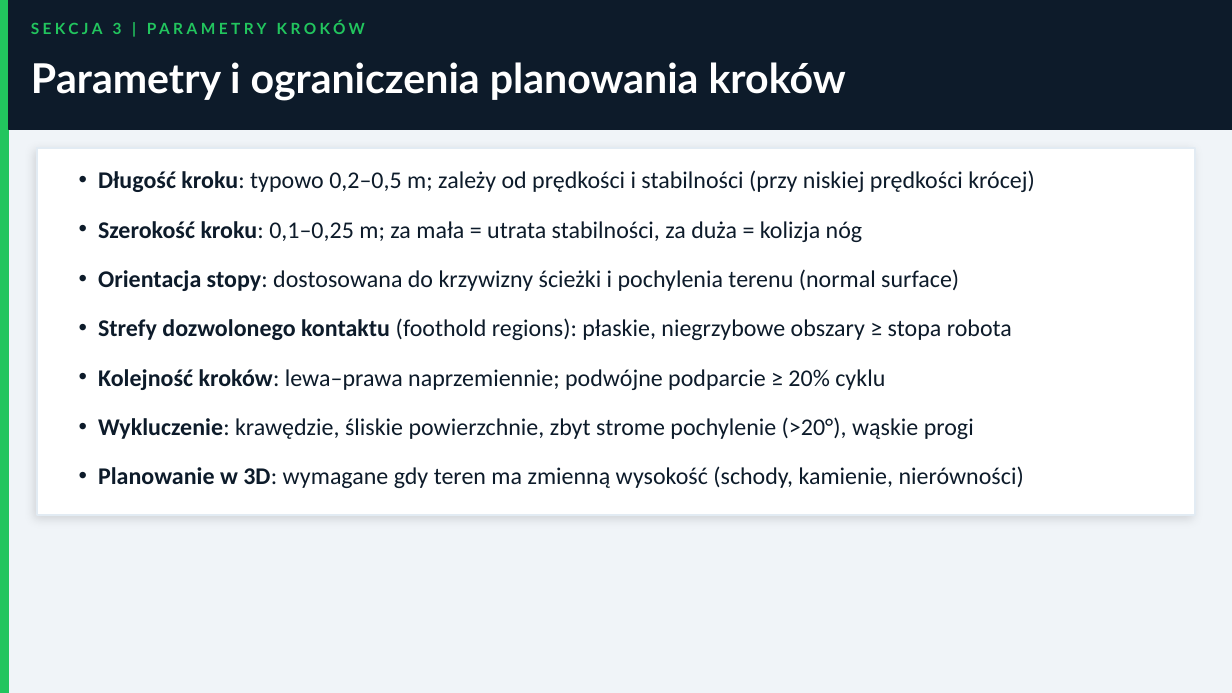
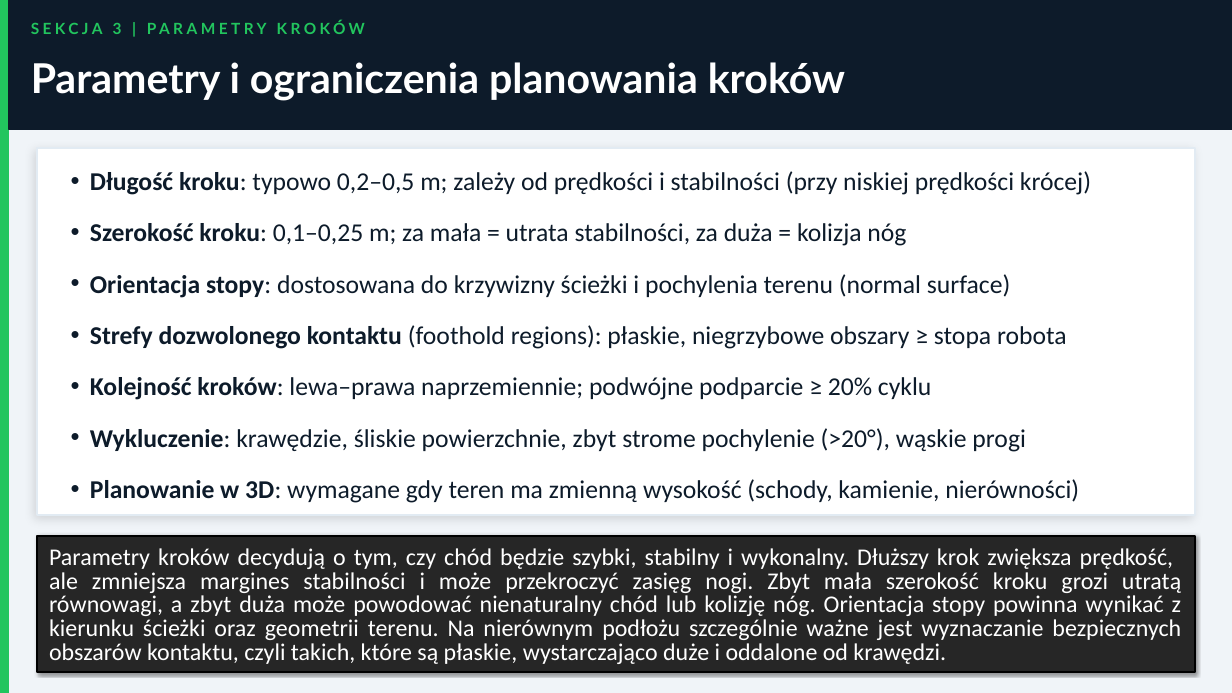
Before and after one commit to MatPomGit/MobileHub, a slide deck: slide 34 of zajecia/robo/robo_w3.pptx (slide 26 before the commit). Drawn at 1232x693 pixels with LibreOffice and Linux fonts; fonts in the diff are those of the drawing. Boxes give left, top, right and bottom in pixels: in the first picture for what was removed or moved away, otherwise in the second. Text is boxed around its words. In the diff, an @@ line names an element or a change of style, - is before the commit and + after.

```diff
--- a/zajecia/robo/robo_w3.pptx
+++ b/zajecia/robo/robo_w3.pptx
@@ text "Długość kroku: typowo 0,2–0,5 m; ...": place and size @@
-text "Długość kroku: typowo 0,2–0,5 m; ..." at [98, 170, 1035, 488]
+text "Długość kroku: typowo 0,2–0,5 m; ..." at [90, 171, 1091, 503]
@@ text "Długość kroku: typowo 0,2–0,5 m; ..." at [90, 171, 1091, 503]: size 14 to 15 pt @@
@@ rectangle added at [37, 536, 1195, 671], fill #262626, outline #000000 1.5 pt, 14 pt, text #FFFFFF @@
+Parametry kroków decydują o tym, czy chód będzie szybki, stabilny i wykonalny. Dłuższy krok zwiększa prędkość,
+ale zmniejsza margines stabilności i może przekroczyć zasięg nogi. Zbyt mała szerokość kroku grozi utratą równowagi, a zbyt duża może powodować nienaturalny chód lub kolizję nóg. Orientacja stopy powinna wynikać z kierunku ścieżki oraz geometrii terenu. Na nierównym podłożu szczególnie ważne jest wyznaczanie bezpiecznych obszarów kontaktu, czyli takich, które są płaskie, wystarczająco duże i oddalone od krawędzi.
```
Also in this commit, not shown: 23 other slides changed, 14 slides added, 4 slides removed, 3 other files.
